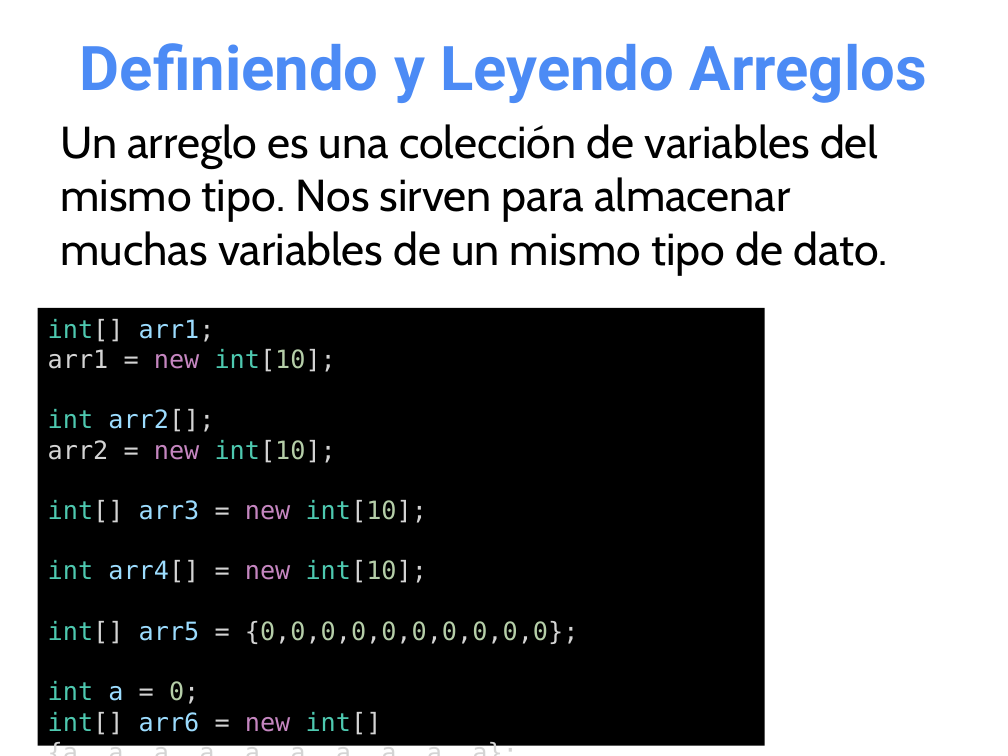
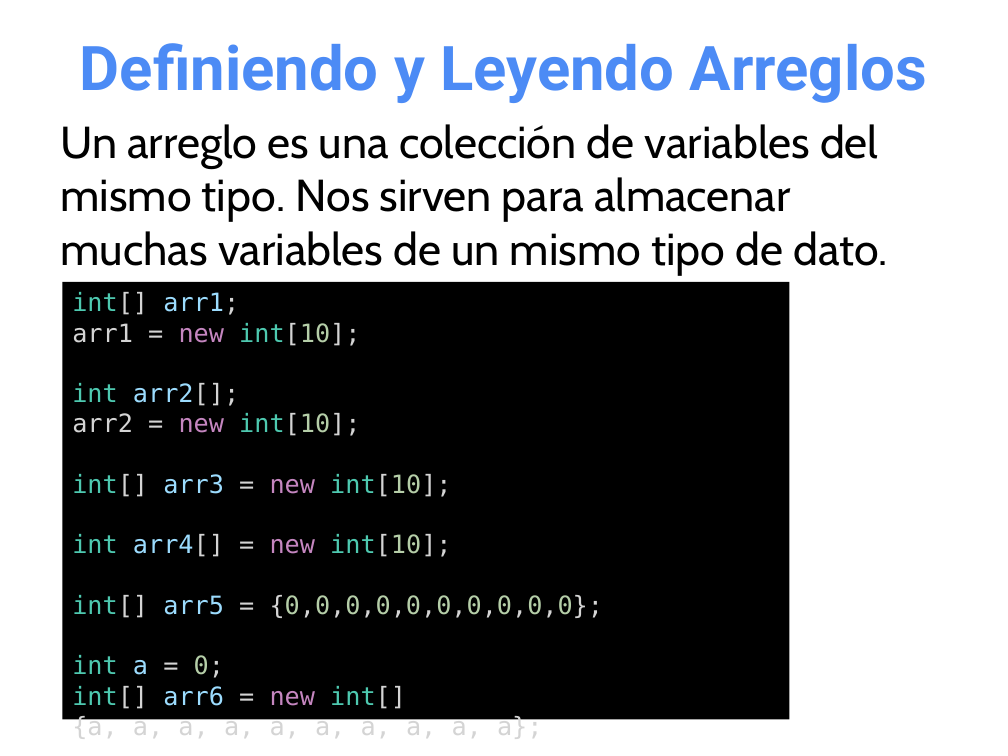
Before and after one commit to OMardil/INFO2, a slide deck: slide 2 of MOD01_Arreglos_multidimensionales/01 Presentacion/INFO2_MOD01-Arreglos_Multidimensionales.pptx. Drawn at 1008x756 pixels with LibreOffice and Linux fonts; fonts in the diff are those of the drawing. Boxes give left, top, right and bottom in pixels: in the first picture for what was removed or moved away, otherwise in the second. Text is boxed around its words. In the diff, an @@ line names an element or a change of style, - is before the commit and + after.

Commit message:
Actualizar arreglos multidimensionales

```diff
--- a/MOD01_Arreglos_multidimensionales/01 Presentacion/INFO2_MOD01-Arreglos_Multidimensionales.pptx
+++ b/MOD01_Arreglos_multidimensionales/01 Presentacion/INFO2_MOD01-Arreglos_Multidimensionales.pptx
@@ rectangle "int[] arr1;": place and size @@
-rectangle "int[] arr1;" at (37, 307, 764, 745)
+rectangle "int[] arr1;" at (62, 282, 789, 720)
```
Also in this commit, not shown: 5 other slides changed, 2 slides added, 1 slide removed, 2 other files.
